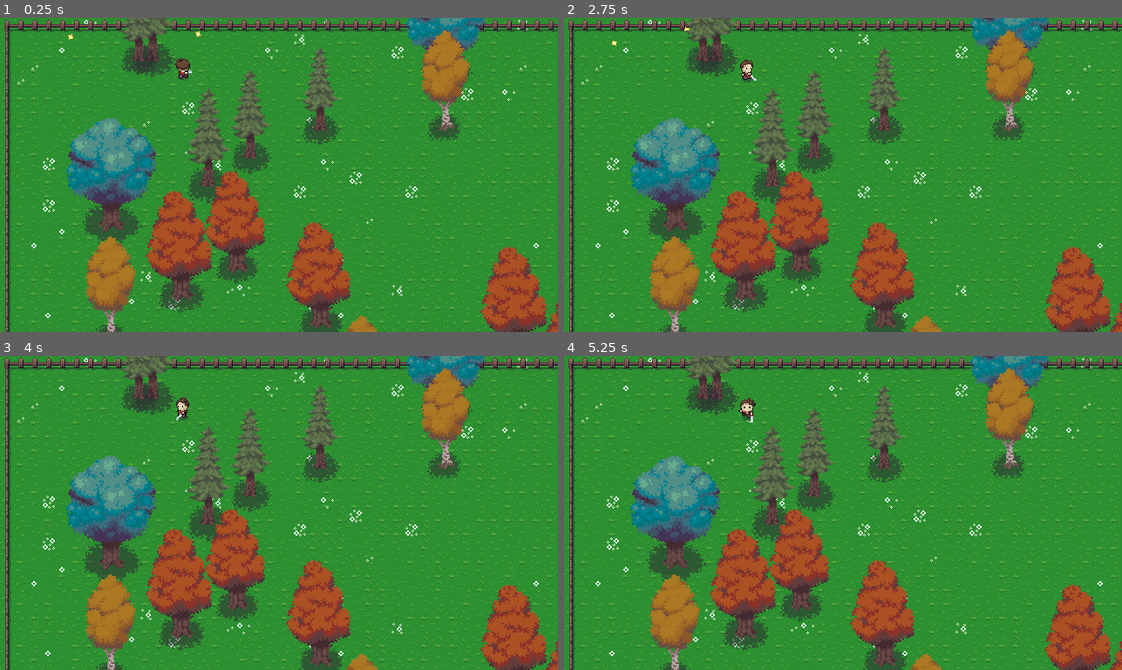
Above: before the commit, frames 1-4 (two rows, left to right).
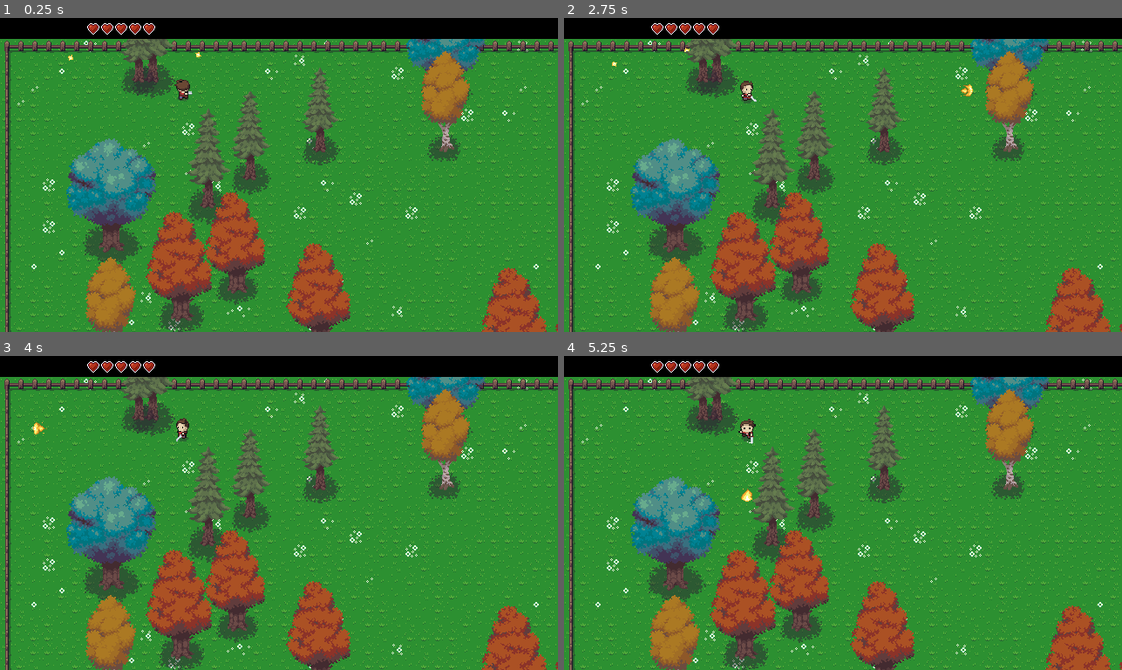
Above: after the commit, the same moments.

Repository: Struckhour/worldbuilder
Game: Godot game, scene res://scenes/main.tscn
The game is run twice, just before and just after one commit, with the same random seed, the same clock (stepped at 60 frames per second) and the same inputs.
Inputs:
- Up to frame 1 (0.25 s): no input
- Up to frame 2 (2.75 s): hold Right (attackright) 0.53-1.28 s; hold Down (attackdown) 1.28-2.03 s; hold Right (attackright) from 2.03 s (still down)
- Up to frame 3 (4 s): release Right (attackright) at 2.78 s; hold Up (attackup) 2.78-3.53 s; hold Left (attackleft) from 3.53 s (still down)
- Up to frame 4 (5.25 s): tap Enter at 4.25 s; tap Space at 5 s; release Left (attackleft) at 5.03 s; hold Down (attackdown) from 5.03 s (still down)

The runs differ from the first frame. In frame 1, 43% of the frame differs, in the area x 0-100%, y 0-100%; in frame 2, 43%; in frame 3, 43%; in frame 4, 43%.

Commit message:
adds health bar and fireballs

Diff:
--- /dev/null
+++ b/scenes/HUD.tscn
@@ -0,0 +1,11 @@
+[gd_scene load_steps=2 format=3 uid="uid://cfiry3b46yeys"]
+
+[ext_resource type="Script" uid="uid://bf1w8802tib3s" path="res://scenes/hud.gd" id="1_qpvh6"]
+
+[node name="Hud" type="CanvasLayer" groups=["hud"]]
+script = ExtResource("1_qpvh6")
+
+[node name="Background" type="ColorRect" parent="."]
+self_modulate = Color(0, 0, 0, 1)
+offset_right = 40.0
+offset_bottom = 40.0
--- /dev/null
+++ b/scenes/fireblast.tscn
@@ -0,0 +1,129 @@
+[gd_scene load_steps=18 format=3 uid="uid://dpd0xygfvi11y"]
+
+[ext_resource type="Texture2D" uid="uid://i630to5uv1h" path="res://assets/gfx/fireballs.png" id="1_cux5y"]
+[ext_resource type="Script" uid="uid://dkpurtej4ju0v" path="res://scripts/fireblast.gd" id="1_wum7a"]
+
+[sub_resource type="AtlasTexture" id="AtlasTexture_js7s5"]
+atlas = ExtResource("1_cux5y")
+region = Rect2(128, 64, 32, 32)
+
+[sub_resource type="AtlasTexture" id="AtlasTexture_imfv6"]
+atlas = ExtResource("1_cux5y")
+region = Rect2(160, 64, 32, 32)
+
+[sub_resource type="AtlasTexture" id="AtlasTexture_kagnc"]
+atlas = ExtResource("1_cux5y")
+region = Rect2(192, 64, 32, 32)
+
+[sub_resource type="AtlasTexture" id="AtlasTexture_uyujf"]
+atlas = ExtResource("1_cux5y")
+region = Rect2(224, 64, 32, 32)
+
+[sub_resource type="AtlasTexture" id="AtlasTexture_hcgui"]
+atlas = ExtResource("1_cux5y")
+region = Rect2(256, 64, 32, 32)
+
+[sub_resource type="AtlasTexture" id="AtlasTexture_wum7a"]
+atlas = ExtResource("1_cux5y")
+region = Rect2(64, 48, 16, 16)
+
+[sub_resource type="AtlasTexture" id="AtlasTexture_er8kb"]
+atlas = ExtResource("1_cux5y")
+region = Rect2(80, 48, 16, 16)
+
+[sub_resource type="AtlasTexture" id="AtlasTexture_jpxvs"]
+atlas = ExtResource("1_cux5y")
+region = Rect2(96, 48, 16, 16)
+
+[sub_resource type="AtlasTexture" id="AtlasTexture_xjnok"]
+atlas = ExtResource("1_cux5y")
+region = Rect2(112, 48, 16, 16)
+
+[sub_resource type="AtlasTexture" id="AtlasTexture_gakuv"]
+atlas = ExtResource("1_cux5y")
+region = Rect2(128, 48, 16, 16)
+
+[sub_resource type="AtlasTexture" id="AtlasTexture_pypf3"]
+atlas = ExtResource("1_cux5y")
+region = Rect2(144, 48, 16, 16)
+
+[sub_resource type="AtlasTexture" id="AtlasTexture_wjpak"]
+atlas = ExtResource("1_cux5y")
+region = Rect2(160, 48, 16, 16)
+
+[sub_resource type="SpriteFrames" id="SpriteFrames_js7s5"]
+animations = [{
+"frames": [{
+"duration": 1.0,
+"texture": SubResource("AtlasTexture_js7s5")
+}, {
+"duration": 1.0,
+"texture": SubResource("AtlasTexture_imfv6")
+}, {
+"duration": 1.0,
+"texture": SubResource("AtlasTexture_kagnc")
+}, {
+"duration": 1.0,
+"texture": SubResource("AtlasTexture_uyujf")
+}, {
+"duration": 1.0,
+"texture": SubResource("AtlasTexture_hcgui")
+}],
+"loop": false,
+"name": &"burnout",
+"speed": 20.0
+}, {
+"frames": [{
+"duration": 1.0,
+"texture": SubResource("AtlasTexture_wum7a")
+}, {
+"duration": 1.0,
+"texture": SubResource("AtlasTexture_er8kb")
+}, {
+"duration": 1.0,
+"texture": SubResource("AtlasTexture_jpxvs")
+}, {
+"duration": 1.0,
+"texture": SubResource("AtlasTexture_xjnok")
+}, {
+"duration": 1.0,
+"texture": SubResource("AtlasTexture_gakuv")
+}, {
+"duration": 1.0,
+"texture": SubResource("AtlasTexture_pypf3")
+}, {
+"duration": 1.0,
+"texture": SubResource("AtlasTexture_wjpak")
+}],
+"loop": true,
+"name": &"default",
+"speed": 5.0
+}]
+
+[sub_resource type="CircleShape2D" id="CircleShape2D_imfv6"]
+radius = 7.51665
+
+[sub_resource type="CircleShape2D" id="CircleShape2D_kagnc"]
+radius = 7.07107
+
+[node name="Fireblast" type="Area2D"]
+collision_layer = 2
+collision_mask = 9
+script = ExtResource("1_wum7a")
+
+[node name="AnimatedSprite2D" type="AnimatedSprite2D" parent="."]
+sprite_frames = SubResource("SpriteFrames_js7s5")
+animation = &"burnout"
+frame = 3
+frame_progress = 0.0204268
+
+[node name="Area2D" type="Area2D" parent="."]
+collision_layer = 2
+
+[node name="CollisionShape2D" type="CollisionShape2D" parent="Area2D"]
+position = Vector2(-0.5, 0.5)
+shape = SubResource("CircleShape2D_imfv6")
+
+[node name="CollisionShape2D" type="CollisionShape2D" parent="."]
+position = Vector2(0, 1)
+shape = SubResource("CircleShape2D_kagnc")
--- /dev/null
+++ b/scenes/hud.gd
@@ -0,0 +1,76 @@
+extends CanvasLayer
+
+const MAX_HEARTS := 5
+const QUARTERS_PER_HEART := 4
+const MAX_HEALTH := MAX_HEARTS * QUARTERS_PER_HEART
+const HEART_SIZE := Vector2i(16, 16)
+
+const HUD_POS := Vector2(0, 0)
+const HUD_PADDING := Vector2(100, 4)
+const HEART_SPACING := 16
+
+const HEART_EMPTY_POS := Vector2i(128, 0)
+const HEART_QUARTER_POS := Vector2i(112, 0)
+const HEART_HALF_POS := Vector2i(96, 0)
+const HEART_THREE_QUARTERS_POS := Vector2i(80, 0)
+const HEART_FULL_POS := Vector2i(64, 0)
+
+@onready var background: ColorRect = $Background
+
+var current_health := MAX_HEALTH
+var heart_sprites: Array[Sprite2D] = []
+var heart_textures: Array[Texture2D] = []
+
+func _ready() -> void:
+	await get_tree().process_frame
+	var sheet: Texture2D = preload("res://assets/gfx/objects.png")
+
+	background.position = Vector2.ZERO
+	background.size = Vector2(
+		get_window().size.x,
+		HEART_SIZE.y + HUD_PADDING.y * 2
+	)
+	background.color = Color(0, 0, 0, 1)
+
+	heart_textures = [
+		make_atlas_texture(sheet, HEART_EMPTY_POS),
+		make_atlas_texture(sheet, HEART_QUARTER_POS),
+		make_atlas_texture(sheet, HEART_HALF_POS),
+		make_atlas_texture(sheet, HEART_THREE_QUARTERS_POS),
+		make_atlas_texture(sheet, HEART_FULL_POS)
+	]
+
+	for i in range(MAX_HEARTS):
+		var heart := Sprite2D.new()
+		heart.centered = false
+		heart.position = HUD_POS + HUD_PADDING + Vector2(i * HEART_SPACING, 0)
+		add_child(heart)
+		heart_sprites.append(heart)
+
+	update_hearts(current_health)
+
+func make_atlas_texture(sheet: Texture2D, atlas_pos: Vector2i) -> AtlasTexture:
+	var atlas := AtlasTexture.new()
+	atlas.atlas = sheet
+	atlas.region = Rect2(atlas_pos.x, atlas_pos.y, HEART_SIZE.x, HEART_SIZE.y)
+	return atlas
+
+func set_health(value: int) -> void:
+	current_health = clamp(value, 0, MAX_HEALTH)
+	update_hearts(current_health)
+
+func damage(amount: int) -> void:
+	set_health(current_health - amount)
+
+func heal(amount: int) -> void:
+	set_health(current_health + amount)
+
+func update_hearts(health: int) -> void:
+	for i in range(MAX_HEARTS):
+		var heart_value: int = clamp(
+			health - i * QUARTERS_PER_HEART,
+			0,
+			QUARTERS_PER_HEART
+		)
+
+		heart_sprites[i].texture = heart_textures[heart_value]
--- a/scenes/main.tscn
+++ b/scenes/main.tscn
@@ -6,6 +6,7 @@
 [ext_resource type="Script" uid="uid://clclsdp7ak6xi" path="res://scripts/forest_generator.gd" id="4_choun"]
 [ext_resource type="PackedScene" uid="uid://cxh4ge1jhfldi" path="res://scenes/enemies/diamond.tscn" id="6_tefeu"]
 [ext_resource type="Script" uid="uid://chwbommlrwy4m" path="res://scripts/enemy_spawner.gd" id="7_o6xl0"]
+[ext_resource type="PackedScene" uid="uid://cfiry3b46yeys" path="res://scenes/HUD.tscn" id="7_tipki"]
 [ext_resource type="Script" uid="uid://o1sapbh76a58" path="res://scripts/tree_generator.gd" id="7_trceg"]
 
 [sub_resource type="TileSetAtlasSource" id="TileSetAtlasSource_h2yge"]
@@ -3290,6 +3291,8 @@
 [node name="Diamond2" parent="." instance=ExtResource("6_tefeu")]
 position = Vector2(155, 25)
 
+[node name="Hud" parent="." instance=ExtResource("7_tipki")]
+
 [node name="EnemySpawner" type="Node2D" parent="."]
 position = Vector2(155, 25)
 script = ExtResource("7_o6xl0")
--- a/scenes/player.tscn
+++ b/scenes/player.tscn
@@ -2,7 +2,7 @@
 
 [ext_resource type="Texture2D" uid="uid://7mbninkkpire" path="res://assets/gfx/character.png" id="1_4flbx"]
 [ext_resource type="Script" uid="uid://crvwbvn5gykem" path="res://scripts/player.gd" id="1_onrkg"]
-[ext_resource type="Script" uid="uid://bhflalo1374qf" path="res://scenes/camera_2d.gd" id="3_qhqgy"]
+[ext_resource type="Script" uid="uid://bhflalo1374qf" path="res://scripts/camera_2d.gd" id="3_qhqgy"]
 
 [sub_resource type="AtlasTexture" id="AtlasTexture_onrkg"]
 atlas = ExtResource("1_4flbx")
--- a/scenes/camera_2d.gd
+++ b/scripts/camera_2d.gd
@@ -1,10 +1,15 @@
 extends Camera2D
+
+const HUD_HEIGHT := 24
 
 func _ready() -> void:
 	var area := GameArea.PLAY_AREA_TILES
 
 	limit_left = area.position.x * GameArea.TILE_SIZE
-	limit_top = area.position.y * GameArea.TILE_SIZE
+	limit_top = (
+		area.position.y * GameArea.TILE_SIZE
+		- HUD_HEIGHT
+	)
 
 	limit_right = area.end.x * GameArea.TILE_SIZE
 	limit_bottom = area.end.y * GameArea.TILE_SIZE
--- a/scripts/diamond.gd
+++ b/scripts/diamond.gd
@@ -15,6 +15,7 @@
 var drift_dir := Vector2.ZERO
 func _ready() -> void:
 	$Area2D.area_entered.connect(_on_area_entered)
+	$Area2D.body_entered.connect(_on_body_entered)
 	anim.animation_finished.connect(_on_animation_finished)
 
 	center = global_position
@@ -31,6 +32,12 @@
 	if area.name == "AttackHitbox":
 		die()
 
+func _on_body_entered(body: Node2D) -> void:
+	if dead:
+		return
+
+	if body.has_method("take_damage"):
+		body.take_damage(1)
 
 func die() -> void:
 	dead = true
--- /dev/null
+++ b/scripts/fireblast.gd
@@ -0,0 +1,42 @@
+extends Area2D
+
+@export var speed := 350.0
+@export var lifetime := 1.5
+
+@onready var anim: AnimatedSprite2D = $AnimatedSprite2D
+@onready var collision_shape: CollisionShape2D = $CollisionShape2D
+
+var direction := Vector2.DOWN
+var impacted := false
+
+func _ready() -> void:
+	anim.play("default")
+	rotation = Vector2.DOWN.angle_to(direction)
+
+	body_entered.connect(_on_body_entered)
+
+	await get_tree().create_timer(lifetime).timeout
+	if not impacted:
+		queue_free()
+
+func _physics_process(delta: float) -> void:
+	if impacted:
+		return
+
+	global_position += direction * speed * delta
+
+func _on_body_entered(body: Node) -> void:
+	if impacted:
+		return
+
+	if body.is_in_group("trees") or body.get_parent().is_in_group("trees"):
+		impact()
+
+func impact() -> void:
+	impacted = true
+	collision_shape.set_deferred("disabled", true)
+
+	anim.play("burnout")
+	await anim.animation_finished
+
+	queue_free()
--- a/scripts/player.gd
+++ b/scripts/player.gd
@@ -5,11 +5,13 @@
 @onready var anim: AnimatedSprite2D = $AnimatedSprite2D
 @onready var attack_hitbox: Area2D = $AttackHitbox
 @onready var attack_shape: CollisionShape2D = $AttackHitbox/CollisionShape2D
+@export var max_health := 20
 
 var facing := "down"
 var attacking := false
 var attack_direction := "down"
 const ATTACK_OFFSET := 10
+const FIREBLAST_SCENE := preload("res://scenes/fireblast.tscn")
 
 func _ready():
 	anim.animation_finished.connect(_on_animation_finished)
@@ -23,6 +25,51 @@
 	handle_attack()
 	update_animation()
 
+
+var current_health := max_health
+var invincible := false
+
+func take_damage(amount: int) -> void:
+	if invincible:
+		return
+
+	current_health = max(current_health - amount, 0)
+
+	var hud := get_tree().get_first_node_in_group("hud")
+
+	if hud:
+		hud.set_health(current_health)
+
+	invincible = true
+	await get_tree().create_timer(0.75).timeout
+	invincible = false
+
+	if current_health <= 0:
+		die()
+
+func die() -> void:
+	print("player dead")
+
+func direction_string_to_vector(direction: String) -> Vector2:
+	match direction:
+		"left":
+			return Vector2.LEFT
+		"right":
+			return Vector2.RIGHT
+		"up":
+			return Vector2.UP
+		"down":
+			return Vector2.DOWN
+		_:
+			return Vector2.DOWN
+
+func shoot_fireblast() -> void:
+	var fireblast := FIREBLAST_SCENE.instantiate()
+
+	fireblast.global_position = attack_hitbox.global_position
+	fireblast.direction = direction_string_to_vector(attack_direction)
+
+	get_parent().add_child(fireblast)
 
 func handle_movement() -> void:
 	var x_input := Input.get_action_strength("move_right") - Input.get_action_strength("move_left")
@@ -93,7 +140,7 @@
 
 	attack_shape.disabled = false
 	anim.play("attack" + attack_direction)
-
+	shoot_fireblast()
 
 func _on_animation_finished() -> void:
 	if anim.animation.begins_with("attack"):
--- a/scripts/tree_generator.gd
+++ b/scripts/tree_generator.gd
@@ -38,7 +38,7 @@
 
 	var scale_factor := randf_range(0.9, 1.1)
 	tree.scale = Vector2(scale_factor, scale_factor)
-
+	tree.add_to_group("trees")
 	get_parent().add_child.call_deferred(tree)
 
 func place_tree_at_world_position(pos: Vector2) -> void:
@@ -46,7 +46,7 @@
 	var tree := tree_scene.instantiate()
 
 	tree.global_position = pos
-
+	tree.add_to_group("trees")
 
 	get_parent().add_child.call_deferred(tree)
 
Binary file added: assets/gfx/fireballs.png
Not shown, added: assets/gfx/fireballs.png.import
Not shown, added: scenes/hud.gd.uid
Not shown: 1 places in scenes/main.tscn that only renumber resources
Renamed: scenes/camera_2d.gd.uid -> scripts/camera_2d.gd.uid
Not shown, added: scripts/fireblast.gd.uid
